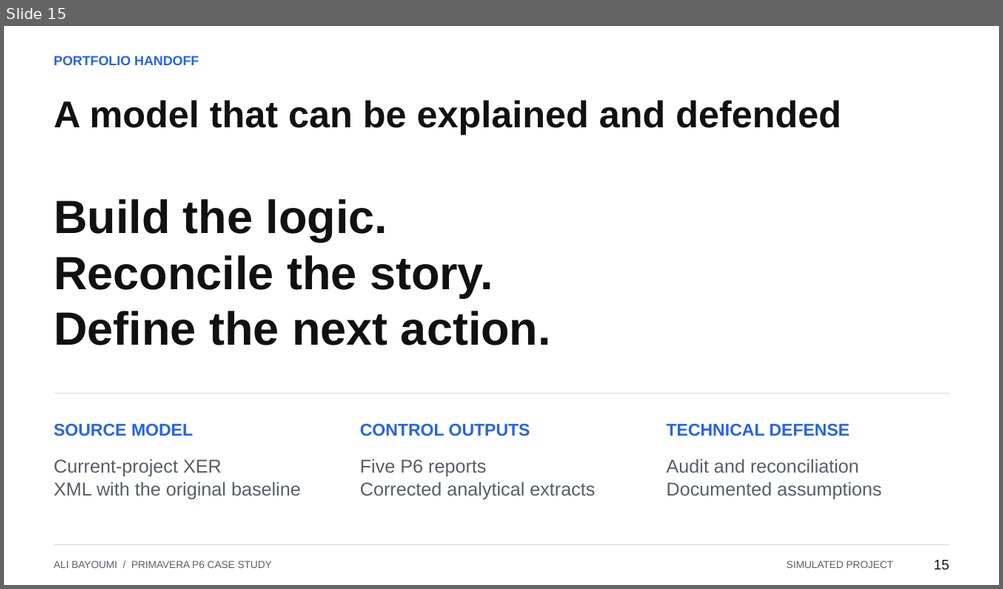
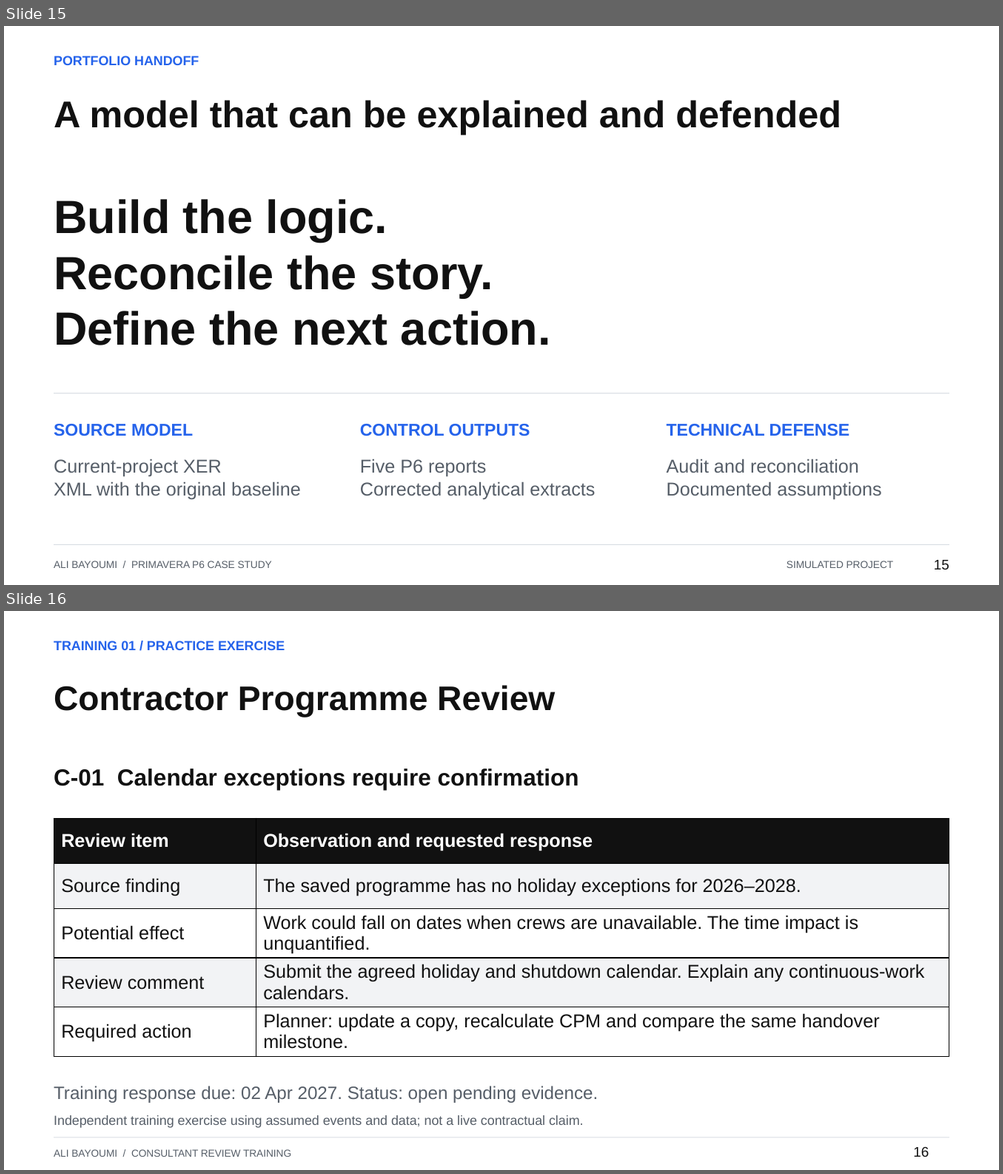
Before and after one commit to AliAbdallahh/aliabdallahh.github.io, a slide deck: dist/downloads/Ali_Bayoumi_Project_Controls_Case_Study.pptx. Shown one above the other, each under a label of ours: slide 15 before the commit, slides 15 and 16 after it. The pictures are 1003x589 and 1003x1174 pixels, drawn with LibreOffice and Linux fonts; fonts in the diff are those of the drawing. Boxes give left, top, right and bottom in pixels: in the first picture for what was removed or moved away, otherwise in the second. Text is boxed around its words. In the diff, an @@ line names an element or a change of style, - is before the commit and + after.

Commit message:
Add consultant programme review, progress verification and illustrative TIA training

```diff
--- a/dist/downloads/Ali_Bayoumi_Project_Controls_Case_Study.pptx
+++ b/dist/downloads/Ali_Bayoumi_Project_Controls_Case_Study.pptx
@@ slide 16 added at (4, 611, 999, 1170), background #FFFFFF @@
@@ text added at (54, 641, 284, 650), 12.8 pt, text #2563EB, bold @@
+TRAINING 01 / PRACTICE EXERCISE
@@ text added at (54, 685, 555, 718), 33 pt, text #111111, bold @@
+Contractor Programme Review
@@ text added at (54, 769, 579, 790), 22.5 pt, text #111111, bold @@
+C-01 Calendar exceptions require confirmation
@@ table added at (54, 818, 949, 1052), 5 rows, 2 columns @@
+Review item | Observation and requested response
+Source finding | The saved programme has no holiday exceptions for 2026–2028.
+Potential effect | Work could fall on dates when crews are unavailable. The time impact is unquantified.
+Review comment | Submit the agreed holiday and shutdown calendar. Explain any continuous-work calendars.
+Required action | Planner: update a copy, recalculate CPM and compare the same handover milestone.
@@ text added at (54, 1086, 597, 1103), 17.2 pt, text #565E68 @@
+Training response due: 02 Apr 2027. Status: open pending evidence.
@@ text added at (54, 1116, 583, 1128), 12.8 pt, text #565E68 @@
+Independent training exercise using assumed events and data; not a live contractual claim.
@@ line added from (54, 1138) to (949, 1138), #D8DDE3 0.75 pt @@
@@ text added at (54, 1150, 291, 1157), 9.8 pt, text #565E68 @@
+ALI BAYOUMI / CONSULTANT REVIEW TRAINING
@@ text added at (913, 1147, 928, 1157), 13.5 pt, text #111111 @@
+16
```
Also in this commit, not shown: 2 other slides added, 13 other files.
